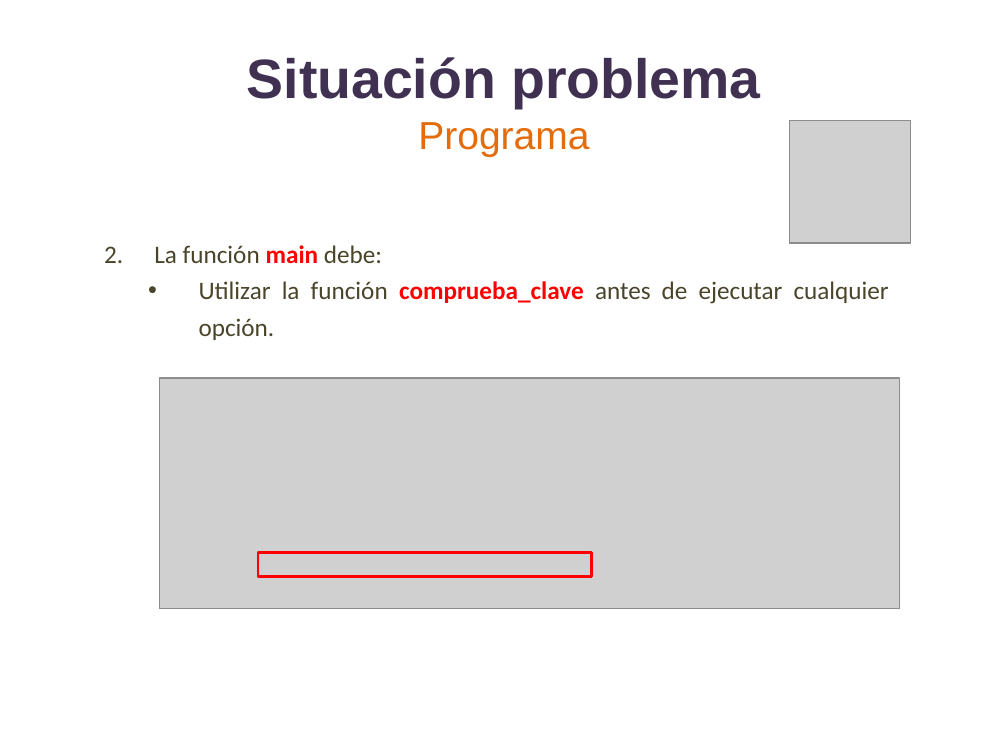
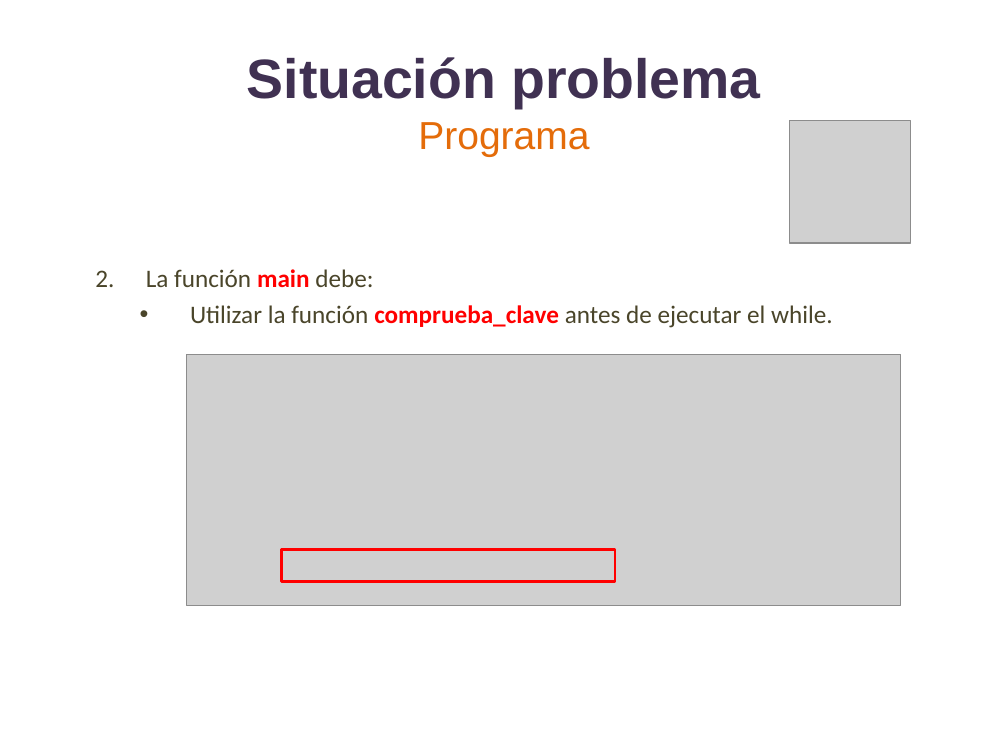
Before and after one commit to lizetheP/Programacion, a slide deck: slide 12 of CalendarioAgo2022/proyecto/SITUACION_PROBLEMA2.pptx. Drawn at 1008x756 pixels with LibreOffice and Linux fonts; fonts in the diff are those of the drawing; grey boxes stand for pictures. Boxes give left, top, right and bottom in pixels: in the first picture for what was removed or moved away, otherwise in the second. Text is boxed around its words. In the diff, an @@ line names an element or a change of style, - is before the commit and + after.

```diff
--- a/CalendarioAgo2022/proyecto/SITUACION_PROBLEMA2.pptx
+++ b/CalendarioAgo2022/proyecto/SITUACION_PROBLEMA2.pptx
@@ text "La función main debe:": place and size @@
-text "La función main debe:" at [154,245,889,340]
+text "La función main debe:" at [146,269,833,328]
@@ text at [190,305,833,328]: text changed @@
-    • Utilizar la función comprueba_clave antes de ejecutar cualquier opción.
+    • Utilizar la función comprueba_clave antes de ejecutar el while.
@@ picture: place and size @@
-picture at [159,378,899,609]
+picture at [186,354,901,605]
@@ rectangle: place and size @@
-rectangle at [258,552,592,577]
+rectangle at [282,549,616,581]
```
Also in this commit, not shown: 1 other slide changed, 5 other files.
